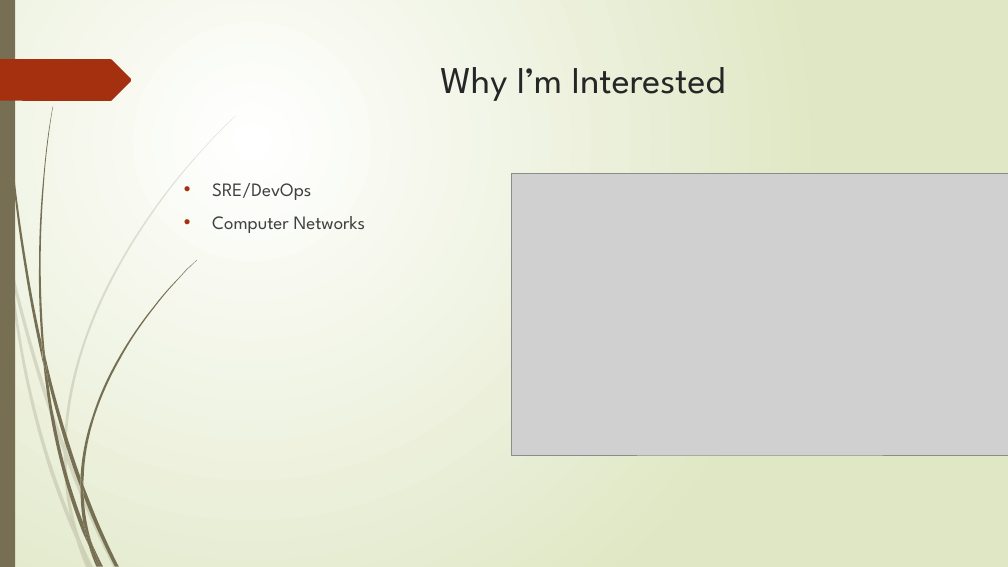
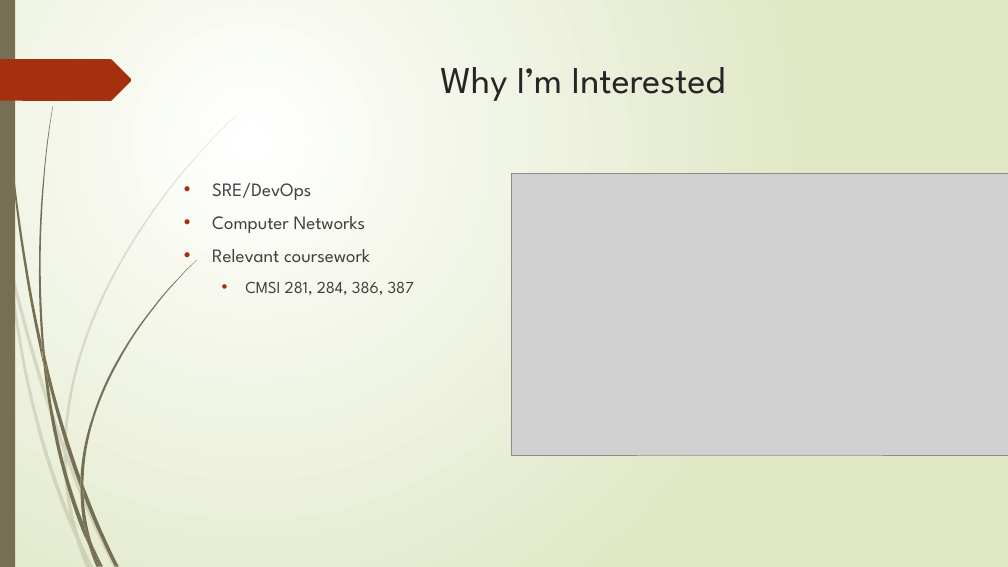
Before and after one commit to obrienthomas13/client-server-application, a slide deck: slide 5 of documents/proposal_presentation.pptx (slide 4 before the commit). Drawn at 1008x567 pixels with LibreOffice and Linux fonts; fonts in the diff are those of the drawing; grey boxes stand for pictures. Boxes give left, top, right and bottom in pixels: in the first picture for what was removed or moved away, otherwise in the second. Text is boxed around its words. In the diff, an @@ line names an element or a change of style, - is before the commit and + after.

```diff
--- a/documents/proposal_presentation.pptx
+++ b/documents/proposal_presentation.pptx
@@ text at bbox=[212, 249, 414, 295]: paragraphs added @@
+• Relevant coursework
+  • CMSI 281, 284, 386, 387
```
Also in this commit, not shown: 1 slide added, 2 other files.
